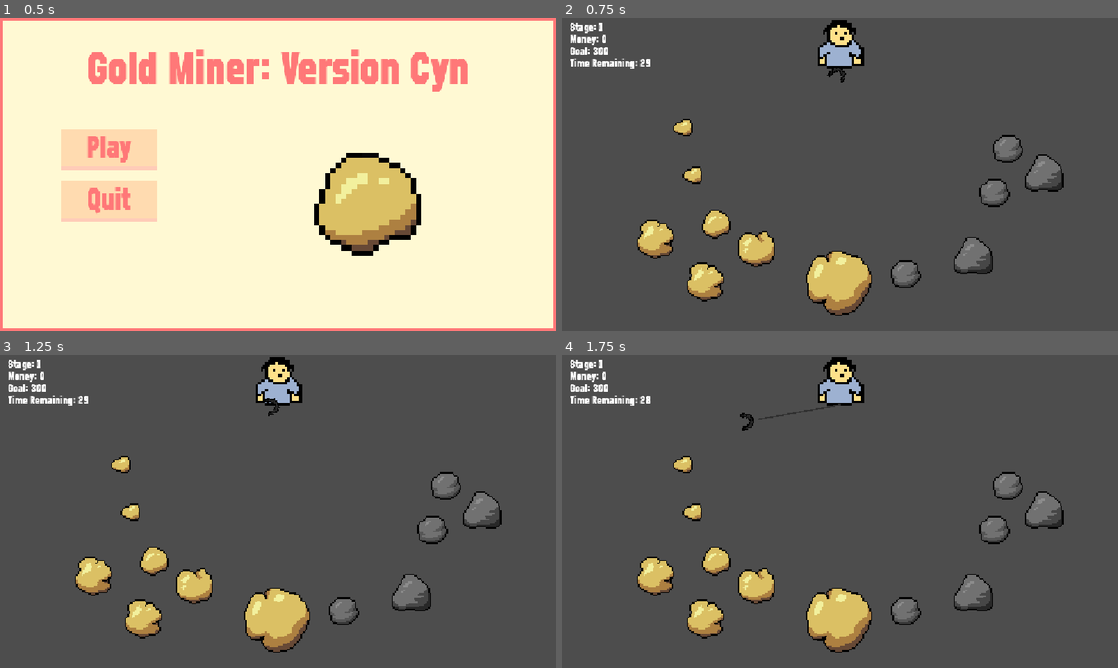
Above: before the commit, frames 1-4 (two rows, left to right).
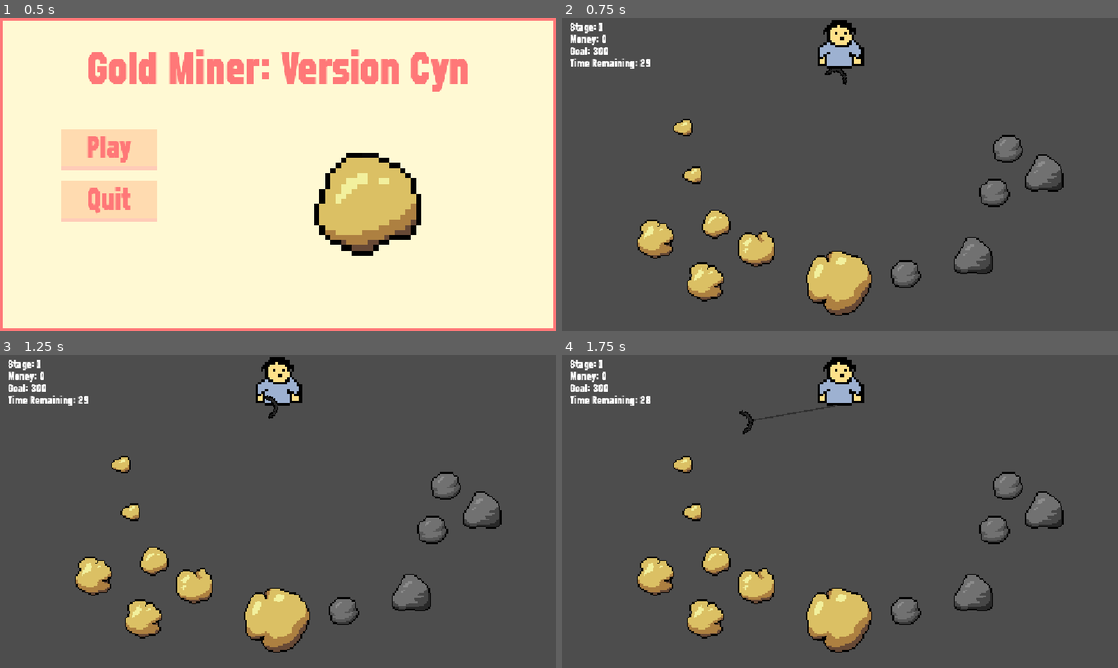
Above: after the commit, the same moments.

Repository: cindyschen/Gold-Miner-Version-Cyn
Game: Godot game, scene res://scenes/screens/main_menu.tscn
Same seed, same stepped clock (60 frames per second), same inputs: the game is played once before the commit and once after it.
Inputs:
- Up to frame 1 (0.5 s): no input
- Up to frame 2 (0.75 s): click "Play" at 0.5 s
- Up to frame 3 (1.25 s): no input
- Up to frame 4 (1.75 s): tap S (drop_claw) at 1.35 s

Frame 1 is identical in both runs. In frame 2, less than 0.1% of the frame differs, in the area x 43-56%, y 16-85%; in frame 3, less than 0.1%; in frame 4, less than 0.1%, in the area x 31-56%, y 15-85%.

Commit message:
Claw graphics and energy drink
Added claw around object when grabbing

added energy drink in shop

refactored shop items a bit

Diff:
--- a/scenes/claw.tscn
+++ b/scenes/claw.tscn
@@ -1,19 +1,28 @@
 [gd_scene format=3 uid="uid://ctfyjy061ool"]
 
-[ext_resource type="Texture2D" uid="uid://bnwvfnhrfksca" path="res://assets/sprites/claw.png" id="1_nge5k"]
+[ext_resource type="Texture2D" uid="uid://engdt2iug6ul" path="res://assets/sprites/clawleft.png" id="1_pq2vu"]
 [ext_resource type="Script" uid="uid://bkfkw233nnj8l" path="res://scripts/claw.gd" id="2_nge5k"]
+[ext_resource type="Texture2D" uid="uid://cxpchogbp1vw5" path="res://assets/sprites/clawright.png" id="3_xrky6"]
 
 [node name="claw" type="Node2D" unique_id=1343461891]
+z_index = 1
+script = ExtResource("2_nge5k")
 
-[node name="Sprite2D" type="Sprite2D" parent="." unique_id=1008676281]
+[node name="ClawLeft" type="Sprite2D" parent="." unique_id=116019074]
+position = Vector2(4.7683716e-07, -9.536743e-07)
+scale = Vector2(3, 3)
+texture = ExtResource("1_pq2vu")
+offset = Vector2(0, 6)
+region_rect = Rect2(20, 16, 9, 16)
+
+[node name="ClawRight" type="Sprite2D" parent="." unique_id=1008676281]
 position = Vector2(1.1920929e-07, -2.3841858e-07)
 scale = Vector2(3, 3)
-texture = ExtResource("1_nge5k")
+texture = ExtResource("3_xrky6")
 offset = Vector2(0, 6)
 region_rect = Rect2(20, 16, 9, 16)
-script = ExtResource("2_nge5k")
 
-[node name="RayCast2D" type="RayCast2D" parent="Sprite2D" unique_id=99864328]
+[node name="RayCast2D" type="RayCast2D" parent="ClawRight" unique_id=99864328]
 position = Vector2(-2.9802322e-08, 5.9604645e-08)
 scale = Vector2(0.19999999, 0.19999999)
 target_position = Vector2(-4.967054e-08, 23.333334)
@@ -23,6 +32,6 @@
 position = Vector2(0, 13)
 
 [node name="Line2D" type="Line2D" parent="." unique_id=774703332]
-points = PackedVector2Array(1, -3)
+points = PackedVector2Array(0, 0)
 width = 3.0
 default_color = Color(0.1882353, 0.1882353, 0.1882353, 1)
--- a/scenes/objects/biggold.tscn
+++ b/scenes/objects/biggold.tscn
@@ -18,3 +18,6 @@
 [node name="bigGoldCollision" type="CollisionShape2D" parent="." unique_id=83312666]
 position = Vector2(-0.99999994, -1.0000001)
 shape = SubResource("CircleShape2D_1he41")
+
+[node name="topPoint" type="Marker2D" parent="." unique_id=575326175]
+position = Vector2(0, -37.000004)
--- a/scenes/objects/biggoldii.tscn
+++ b/scenes/objects/biggoldii.tscn
@@ -18,3 +18,6 @@
 [node name="bigGold2Collision" type="CollisionShape2D" parent="." unique_id=83312666]
 position = Vector2(3.5527137e-15, -1.1920929e-07)
 shape = SubResource("CircleShape2D_vjdtw")
+
+[node name="topPoint" type="Marker2D" parent="." unique_id=989640399]
+position = Vector2(0, -23)
--- a/scenes/objects/bigrock.tscn
+++ b/scenes/objects/bigrock.tscn
@@ -19,3 +19,6 @@
 position = Vector2(2.0000002, 5.0000005)
 rotation = 1.4992378
 shape = SubResource("CircleShape2D_gyhte")
+
+[node name="topPoint" type="Marker2D" parent="." unique_id=112271383]
+position = Vector2(0, -34.000004)
--- a/scenes/objects/diamond.tscn
+++ b/scenes/objects/diamond.tscn
@@ -19,3 +19,6 @@
 position = Vector2(-1.1920927e-07, 4.5)
 scale = Vector2(0.9999995, 0.9999995)
 shape = SubResource("RectangleShape2D_7f5ga")
+
+[node name="topPoint" type="Marker2D" parent="." unique_id=1586985668]
+position = Vector2(0, -7.000001)
--- a/scenes/objects/giant_gold.tscn
+++ b/scenes/objects/giant_gold.tscn
@@ -20,3 +20,6 @@
 position = Vector2(-1.0000001, 2.3841858e-07)
 rotation = 1.4992378
 shape = SubResource("CapsuleShape2D_fxwa4")
+
+[node name="topPoint" type="Marker2D" parent="." unique_id=1261083878]
+position = Vector2(0, -62)
--- a/scenes/objects/gold.tscn
+++ b/scenes/objects/gold.tscn
@@ -18,3 +18,6 @@
 [node name="GoldCollision" type="CollisionShape2D" parent="." unique_id=83312666]
 position = Vector2(-5.9604645e-08, 5.9604645e-08)
 shape = SubResource("CircleShape2D_bd64o")
+
+[node name="topPoint" type="Marker2D" parent="." unique_id=240182380]
+position = Vector2(0, -25.000004)
--- a/scenes/objects/rock.tscn
+++ b/scenes/objects/rock.tscn
@@ -20,3 +20,6 @@
 position = Vector2(0, 1.0000001)
 rotation = 1.4992378
 shape = SubResource("CapsuleShape2D_ik6fu")
+
+[node name="topPoint" type="Marker2D" parent="." unique_id=315595421]
+position = Vector2(0, -22.000004)
--- a/scenes/objects/smallgold.tscn
+++ b/scenes/objects/smallgold.tscn
@@ -20,3 +20,6 @@
 position = Vector2(-2.0000002, 0)
 rotation = 1.5707964
 shape = SubResource("CapsuleShape2D_1jbac")
+
+[node name="topPoint" type="Marker2D" parent="." unique_id=373581152]
+position = Vector2(0, -13.000004)
--- a/scenes/objects/smallrock.tscn
+++ b/scenes/objects/smallrock.tscn
@@ -18,3 +18,6 @@
 [node name="smallRockCollision" type="CollisionShape2D" parent="." unique_id=563610428]
 position = Vector2(-3.5527137e-15, 2)
 shape = SubResource("CircleShape2D_1he41")
+
+[node name="topPoint" type="Marker2D" parent="." unique_id=515813238]
+position = Vector2(0, -13.000004)
--- a/scenes/screens/lost_screen.tscn
+++ b/scenes/screens/lost_screen.tscn
@@ -5,6 +5,7 @@
 
 [node name="LostScreen" type="Control" unique_id=1244187670]
 process_mode = 3
+z_index = 5
 layout_mode = 3
 anchors_preset = 15
 anchor_right = 1.0
--- a/scenes/screens/main_menu.tscn
+++ b/scenes/screens/main_menu.tscn
@@ -5,6 +5,7 @@
 [ext_resource type="Texture2D" uid="uid://bejxvhtgb2qd3" path="res://assets/sprites/gold.png" id="3_bqqt6"]
 
 [node name="Main Menu" type="Control" unique_id=1653671232]
+z_index = 5
 layout_mode = 3
 anchors_preset = 15
 anchor_right = 1.0
--- a/scenes/screens/pause_menu.tscn
+++ b/scenes/screens/pause_menu.tscn
@@ -5,6 +5,7 @@
 
 [node name="PauseMenu" type="Control" unique_id=1244187670]
 process_mode = 3
+z_index = 5
 layout_mode = 3
 anchors_preset = 15
 anchor_right = 1.0
--- a/scenes/screens/win_screen.tscn
+++ b/scenes/screens/win_screen.tscn
@@ -5,6 +5,7 @@
 
 [node name="WinScreen" type="Control" unique_id=1244187670]
 process_mode = 3
+z_index = 5
 layout_mode = 3
 anchors_preset = 15
 anchor_right = 1.0
--- a/scenes/shop_items/shop_dynamite.tscn
+++ b/scenes/shop_items/shop_dynamite.tscn
@@ -1,7 +1,7 @@
 [gd_scene format=3 uid="uid://ba2uuopscuilt"]
 
 [ext_resource type="Script" uid="uid://d1qxei57yutw7" path="res://scripts/shop_dynamite.gd" id="1_tlngg"]
-[ext_resource type="Texture2D" uid="uid://b70rrq86q0mhn" path="res://assets/sprites/shopdynamitehighlight.png" id="2_tkvyb"]
+[ext_resource type="Texture2D" uid="uid://b70rrq86q0mhn" path="res://assets/sprites/shopdynamitehover.png" id="2_tkvyb"]
 [ext_resource type="Texture2D" uid="uid://bvohyyao7mkp5" path="res://assets/sprites/shopdynamite.png" id="2_tlngg"]
 [ext_resource type="Texture2D" uid="uid://cjc5w4dq27qek" path="res://assets/sprites/shopdynamitedisabled.png" id="4_hk01b"]
 [ext_resource type="Theme" uid="uid://cy1hwpgarqqen" path="res://scenes/menu.tres" id="4_u67qp"]
--- /dev/null
+++ b/scenes/shop_items/shop_energy_drink.tscn
@@ -0,0 +1,36 @@
+[gd_scene format=3 uid="uid://cx44w7gp5nopc"]
+
+[ext_resource type="Script" uid="uid://22oiwq3u5uik" path="res://scripts/shop_energy_drink.gd" id="1_xybim"]
+[ext_resource type="Texture2D" uid="uid://bc70uga2guxua" path="res://assets/sprites/energydrink.png" id="2_3ywhq"]
+[ext_resource type="Texture2D" uid="uid://bsgkyq4u8tshh" path="res://assets/sprites/energydrinkhover.png" id="3_3ywhq"]
+[ext_resource type="Texture2D" uid="uid://0e35buiear73" path="res://assets/sprites/energydrinkdisabled.png" id="4_qykv4"]
+[ext_resource type="Theme" uid="uid://cy1hwpgarqqen" path="res://scenes/menu.tres" id="5_745wc"]
+
+[node name="shopEnergyDrink" type="VBoxContainer" unique_id=898806892]
+custom_minimum_size = Vector2(144, 144)
+offset_right = 144.0
+offset_bottom = 144.0
+script = ExtResource("1_xybim")
+
+[node name="shopEnergyDrinkButton" type="TextureButton" parent="." unique_id=1145347719]
+custom_minimum_size = Vector2(144, 144)
+layout_mode = 2
+texture_normal = ExtResource("2_3ywhq")
+texture_hover = ExtResource("3_3ywhq")
+texture_disabled = ExtResource("4_qykv4")
+ignore_texture_size = true
+stretch_mode = 5
+
+[node name="EnergyDrinkPrice" type="RichTextLabel" parent="." unique_id=1887877009]
+custom_maximum_size = Vector2(144, 144)
+layout_mode = 2
+theme = ExtResource("5_745wc")
+theme_override_colors/default_color = Color(1, 1, 1, 1)
+theme_override_constants/line_separation = -15
+theme_override_font_sizes/normal_font_size = 48
+text = "MAXED OUT"
+fit_content = true
+autowrap_mode = 2
+horizontal_alignment = 1
+
+[connection signal="pressed" from="shopEnergyDrinkButton" to="." method="_on_shop_energy_drink_button_pressed"]
--- a/scenes/stage_3.tscn
+++ b/scenes/stage_3.tscn
@@ -122,6 +122,7 @@
 
 [node name="WinScreen" parent="." unique_id=983766163 instance=ExtResource("12_4g8we")]
 visible = false
+next_stage = "res://scenes/stage_4.tscn"
 
 [node name="DynamiteUI" parent="." unique_id=1976093421 instance=ExtResource("16_e25t1")]
 z_index = -1
--- /dev/null
+++ b/scenes/stage_4.tscn
@@ -0,0 +1,154 @@
+[gd_scene format=3 uid="uid://bk8ifx3nkntaj"]
+
+[ext_resource type="Script" uid="uid://h30topmttrnc" path="res://scripts/stage.gd" id="1_ueffo"]
+[ext_resource type="PackedScene" uid="uid://kv0rqte28qkt" path="res://scenes/player.tscn" id="2_gmd21"]
+[ext_resource type="PackedScene" uid="uid://ctfyjy061ool" path="res://scenes/claw.tscn" id="3_go1kt"]
+[ext_resource type="PackedScene" uid="uid://cr7camf0iuxdr" path="res://scenes/objects/smallrock.tscn" id="7_3t81i"]
+[ext_resource type="PackedScene" uid="uid://21xw4mhf2kd" path="res://scenes/objects/rock.tscn" id="8_meoxw"]
+[ext_resource type="PackedScene" uid="uid://crnhtjpenxksn" path="res://scenes/objects/diamond.tscn" id="9_cnide"]
+[ext_resource type="PackedScene" uid="uid://c8lyxo4oc1np1" path="res://scenes/objects/bigrock.tscn" id="10_24egl"]
+[ext_resource type="FontFile" uid="uid://co840at5ck4b2" path="res://assets/fonts/Refuel Eb Cond.otf" id="11_flq71"]
+[ext_resource type="PackedScene" uid="uid://dwak76m1bp6gm" path="res://scenes/screens/pause_menu.tscn" id="12_4ik21"]
+[ext_resource type="Script" uid="uid://bl452ktrkekli" path="res://scripts/lost_screen.gd" id="13_s3rdd"]
+[ext_resource type="PackedScene" uid="uid://cqpiyhf2x6lj1" path="res://scenes/screens/lost_screen.tscn" id="14_ou6lq"]
+[ext_resource type="PackedScene" uid="uid://chqawjpjc5bji" path="res://scenes/screens/win_screen.tscn" id="15_xytn1"]
+[ext_resource type="PackedScene" uid="uid://43t2cabbk8nt" path="res://scenes/dynamite_ui.tscn" id="16_8a0da"]
+
+[node name="stage4" type="Node2D" unique_id=41017793]
+script = ExtResource("1_ueffo")
+
+[node name="Camera2D" type="Camera2D" parent="." unique_id=321520134]
+
+[node name="Player" parent="." unique_id=513096976 instance=ExtResource("2_gmd21")]
+position = Vector2(-1, -269)
+
+[node name="claw" parent="." unique_id=1343461891 instance=ExtResource("3_go1kt")]
+position = Vector2(2, -221)
+
+[node name="Timer" type="Timer" parent="." unique_id=1784494850]
+wait_time = 30.0
+one_shot = true
+autostart = true
+
+[node name="Objects" type="Node2D" parent="." unique_id=898619204]
+
+[node name="smallrock" parent="Objects" unique_id=646107139 instance=ExtResource("7_3t81i")]
+position = Vector2(-177, 79)
+
+[node name="smallrock3" parent="Objects" unique_id=902899429 instance=ExtResource("7_3t81i")]
+position = Vector2(-177, 79)
+
+[node name="smallrock4" parent="Objects" unique_id=1719897115 instance=ExtResource("7_3t81i")]
+position = Vector2(426, -118)
+
+[node name="smallrock5" parent="Objects" unique_id=1627054408 instance=ExtResource("7_3t81i")]
+position = Vector2(277, 52.999996)
+
+[node name="smallrock2" parent="Objects" unique_id=1393811022 instance=ExtResource("7_3t81i")]
+position = Vector2(-422, 64)
+
+[node name="rock" parent="Objects" unique_id=1751139347 instance=ExtResource("8_meoxw")]
+position = Vector2(-16.99997, 137.99998)
+
+[node name="rock2" parent="Objects" unique_id=1763591371 instance=ExtResource("8_meoxw")]
+position = Vector2(-268.99994, 3.000002)
+
+[node name="rock3" parent="Objects" unique_id=1983406448 instance=ExtResource("8_meoxw")]
+position = Vector2(193, -50)
+
+[node name="rock4" parent="Objects" unique_id=1413819556 instance=ExtResource("8_meoxw")]
+position = Vector2(378, -18.999998)
+
+[node name="diamond" parent="Objects" unique_id=615436765 instance=ExtResource("9_cnide")]
+position = Vector2(-192, 174)
+
+[node name="diamond2" parent="Objects" unique_id=1516280796 instance=ExtResource("9_cnide")]
+position = Vector2(-338, 65)
+
+[node name="diamond7" parent="Objects" unique_id=1110360094 instance=ExtResource("9_cnide")]
+position = Vector2(-448, -18.999996)
+
+[node name="diamond3" parent="Objects" unique_id=360178596 instance=ExtResource("9_cnide")]
+position = Vector2(9.000004, 240)
+
+[node name="diamond4" parent="Objects" unique_id=1783329263 instance=ExtResource("9_cnide")]
+position = Vector2(213, 188)
+
+[node name="diamond5" parent="Objects" unique_id=2138178035 instance=ExtResource("9_cnide")]
+position = Vector2(368, 90)
+
+[node name="diamond6" parent="Objects" unique_id=2137539654 instance=ExtResource("9_cnide")]
+position = Vector2(483, -5.000001)
+
+[node name="bigrock" parent="Objects" unique_id=414728984 instance=ExtResource("10_24egl")]
+position = Vector2(-404.99994, -93.999985)
+
+[node name="bigrock2" parent="Objects" unique_id=1652920952 instance=ExtResource("10_24egl")]
+position = Vector2(-76, -13.999998)
+
+[node name="bigrock3" parent="Objects" unique_id=761703097 instance=ExtResource("10_24egl")]
+position = Vector2(103, 52)
+
+[node name="Labels" type="Node2D" parent="." unique_id=1669983485]
+
+[node name="StageLabel" type="Label" parent="Labels" unique_id=1205865145]
+offset_left = -560.0
+offset_top = -320.0
+offset_right = -360.0
+offset_bottom = -290.0
+theme_override_fonts/font = ExtResource("11_flq71")
+theme_override_font_sizes/font_size = 24
+text = "Stage: 4
+"
+
+[node name="ScoreLabel" type="Label" parent="Labels" unique_id=1118279030]
+offset_left = -560.0
+offset_top = -295.0
+offset_right = -360.0
+offset_bottom = -265.0
+theme_override_fonts/font = ExtResource("11_flq71")
+theme_override_font_sizes/font_size = 24
+text = "Score: x"
+
+[node name="TimerLabel" type="Label" parent="Labels" unique_id=272326]
+offset_left = -560.0
+offset_top = -245.0
+offset_right = -360.0
+offset_bottom = -215.0
+theme_override_fonts/font = ExtResource("11_flq71")
+theme_override_font_sizes/font_size = 24
+text = "Time Remaining: x"
+
+[node name="GoalLabel" type="Label" parent="Labels" unique_id=1586037711]
+offset_left = -560.0
+offset_top = -270.0
+offset_right = -360.0
+offset_bottom = -240.0
+theme_override_fonts/font = ExtResource("11_flq71")
+theme_override_font_sizes/font_size = 24
+text = "Goal: x"
+
+[node name="PauseMenu" parent="." unique_id=1244187670 instance=ExtResource("12_4ik21")]
+visible = false
+script = ExtResource("13_s3rdd")
+
+[node name="LostScreen" parent="." unique_id=726103261 instance=ExtResource("14_ou6lq")]
+visible = false
+
+[node name="WinScreen" parent="." unique_id=983766163 instance=ExtResource("15_xytn1")]
+visible = false
+next_stage = "res://scenes/stage_5.tscn"
+
+[node name="DynamiteUI" parent="." unique_id=1976093421 instance=ExtResource("16_8a0da")]
+z_index = -1
+anchors_preset = 10
+anchor_bottom = 0.0
+offset_left = 70.0
+offset_top = -270.0
+offset_right = 70.0
+offset_bottom = -270.0
+grow_vertical = 1
+
+[node name="Dynamite" type="Node2D" parent="." unique_id=1459992516]
+
+[connection signal="timeout" from="Timer" to="." method="_on_timer_timeout"]
--- a/scripts/claw.gd
+++ b/scripts/claw.gd
@@ -7,6 +7,10 @@
 const PADDING = 100
 const DYNAMITE= preload("res://scenes/objects/dynamite.tscn")
 const DYNAMITE_SPEED = 1000
+const LEFT_CLOSED_CLAW= preload("res://assets/sprites/leftclosedclaw.png")
+const RIGHT_CLOSED_CLAW = preload("res://assets/sprites/rightclosedclaw.png")
+const LEFT_OPEN_CLAW= preload("res://assets/sprites/clawleft.png")
+const RIGHT_OPEN_CLAW = preload("res://assets/sprites/clawright.png")
 
 var direction = Vector2.DOWN
 var dropping = false
@@ -18,10 +22,12 @@
 var object_retract_speed = 600
 var object: Area2D
 
-@onready var dynamite_folder: Node2D = $"../../Dynamite"
-@onready var line: Line2D = $"../Line2D"
-@onready var ray_cast: RayCast2D = $RayCast2D
-@onready var pickup_point: Marker2D = $"../Marker2D"
+@onready var dynamite_folder: Node2D = $"../Dynamite"
+@onready var line: Line2D = $Line2D
+@onready var ray_cast: RayCast2D = $ClawRight/RayCast2D
+@onready var pickup_point: Marker2D = $Marker2D
+@onready var claw_left: Sprite2D = $ClawLeft
+@onready var claw_right: Sprite2D = $ClawRight
 
 func _ready() -> void:
 	start_position = position
@@ -31,7 +37,7 @@
 	var screen_size = get_viewport_rect().size
 	line.clear_points()
 	line.add_point(Vector2.ZERO)
-	line.add_point(position)
+	line.add_point(to_local(global_start_position))
 	if not dropping and not retracting and not object_retracting:
 		swing_time += delta
 		rotation = deg_to_rad(SWING_ANGLE) * sin(swing_time * SWING_SPEED)
@@ -41,17 +47,23 @@
 	elif dropping:
 		if ray_cast.is_colliding():
 			object = ray_cast.get_collider()
-			object_retract_speed = object.retract_speed
+			object_retract_speed = object.retract_speed * GameManager.strength
 
 			object.reparent(self)
-			object.position = pickup_point.position
+			claw_left.z_index = 2
+			claw_left.texture = LEFT_CLOSED_CLAW
+			claw_right.texture = RIGHT_CLOSED_CLAW
+
+			object.position = pickup_point.position - object.get_node("topPoint").position
+
+			object.rotation = 0
 
 			object_retracting = true
 			dropping = false
 			retracting = false
 			print("collision")
 		position += direction * DROP_SPEED *delta
-		if position.y > screen_size.y - PADDING or position.x > screen_size.x/2 or position.x < -screen_size.x/2:
+		if position.y > screen_size.y/2 or position.x > screen_size.x/2 or position.x < -screen_size.x/2:
 			dropping = false
 			retracting = true
 	elif retracting:
@@ -60,6 +72,7 @@
 			position = start_position
 			retracting = false
 	elif object_retracting:
+		object.z_index = 1
 		if Input.is_action_just_pressed("throw_dynamite") and GameManager.dynamite > 0:
 			print("dynamite thrown!")
 			var dynamite = DYNAMITE.instantiate()
@@ -74,7 +87,11 @@
 			object.queue_free()
 			position = start_position
 			object_retracting = false
+			claw_left.texture = LEFT_OPEN_CLAW
+			claw_right.texture = RIGHT_OPEN_CLAW
 
 func _on_dynamite_hit():
 	object_retracting = false
 	retracting = true
+	claw_left.texture = LEFT_OPEN_CLAW
+	claw_right.texture = RIGHT_OPEN_CLAW
--- a/scripts/game_manager.gd
+++ b/scripts/game_manager.gd
@@ -7,6 +7,7 @@
 var stage = 0
 var dynamite = 0
 var next_stage: String = "res://scenes/stage_2.tscn"
+var strength = 1
 
 signal dynamite_changed()
 signal money_changed
@@ -28,3 +29,6 @@
 func add_dynamite():
 	dynamite+= 1
 	dynamite_changed.emit()
+
+func energy_drink():
+	strength = 2
--- a/scripts/shop.gd
+++ b/scripts/shop.gd
@@ -1,6 +1,7 @@
 extends Control
 
 const DYNAMITE= preload("res://scenes/shop_items/shop_dynamite.tscn")
+const ENERGY_DRINK= preload("res://scenes/shop_items/shop_energy_drink.tscn")
 @onready var items_container: HBoxContainer = $PanelContainer/VBoxContainer/ItemsContainer
 @onready var money_label: RichTextLabel = $PanelContainer/VBoxContainer/MoneyLabel
 
@@ -12,6 +13,10 @@
 	if sell_dynamite == 1:
 		var dynamite = DYNAMITE.instantiate()
 		items_container.add_child(dynamite)
+	var sell_energy_drink = randi_range(0,1)
+	if sell_energy_drink == 1:
+		var energy_drink = ENERGY_DRINK.instantiate()
+		items_container.add_child(energy_drink)
 
 func updateMoney():
 	money_label.text = "Money: $" + str(GameManager.score)
--- a/scripts/shop_dynamite.gd
+++ b/scripts/shop_dynamite.gd
@@ -1,29 +1,35 @@
 extends VBoxContainer
 
 
-@onready var dynamite_sprite: Sprite2D = $dynamiteSprite
 @onready var dynamite_price: RichTextLabel = $dynamitePrice
 @onready var shop_dynamite_button: TextureButton = $shopDynamiteButton
 
 var price = randi_range(50,100)
+var purchased = false
 
 func _ready():
 	GameManager.money_changed.connect(update)
 	dynamite_price.text = "$" + str(price)
+	update()
+
+func update():
+	if purchased:
+		return
 	if GameManager.dynamite == GameManager.MAX_DYNAMITES:
 		shop_dynamite_button.disabled = true
 		dynamite_price.text = "MAXED OUT"
 	elif GameManager.score < price:
 		shop_dynamite_button.disabled = true
-
-func update():
-	if GameManager.score < price:
-		shop_dynamite_button.disabled = true
-
-
-
+		dynamite_price.add_theme_color_override("default_color", Color.RED)
+	else:
+		shop_dynamite_button.disabled = false
+		dynamite_price.add_theme_color_override("default_color", Color.WHITE)
 
 func _on_shop_dynamite_button_pressed() -> void:
+	if purchased:
+		return
+	purchased = true
 	GameManager.add_dynamite()
 	GameManager.subtract_points(price)
-	queue_free()
+	shop_dynamite_button.disabled = true
+	dynamite_price.text = "SOLD"
--- /dev/null
+++ b/scripts/shop_energy_drink.gd
@@ -0,0 +1,35 @@
+extends VBoxContainer
+
+
+@onready var shop_energy_drink_button: TextureButton = $shopEnergyDrinkButton
+@onready var energy_drink_price: RichTextLabel = $EnergyDrinkPrice
+
+
+var price = randi_range(300,500)
+var purchased = false
+
+func _ready():
+	GameManager.money_changed.connect(update)
+	energy_drink_price.text = "$" + str(price)
+	if GameManager.score < price:
+		shop_energy_drink_button.disabled = true
+		energy_drink_price.add_theme_color_override("default_color", Color.RED)
+
+func update():
+	if purchased:
+		return
+	if GameManager.score < price:
+		shop_energy_drink_button.disabled = true
+		energy_drink_price.add_theme_color_override("default_color", Color.RED)
+	else:
+		shop_energy_drink_button.disabled = false
+		energy_drink_price.add_theme_color_override("default_color", Color.WHITE)
+
+func _on_shop_energy_drink_button_pressed() -> void:
+	if purchased:
+		return
+	purchased = true
+	GameManager.energy_drink()
+	GameManager.subtract_points(price)
+	shop_energy_drink_button.disabled = true
+	energy_drink_price.text = "SOLD"
--- a/scripts/stage.gd
+++ b/scripts/stage.gd
@@ -20,6 +20,7 @@
 	timer_label.text = "Time Remaining: " + str(int(timer.time_left))
 
 func _on_timer_timeout() -> void:
+	GameManager.strength = 1
 	get_tree().paused = true
 	if GameManager.score >= GameManager.goals[GameManager.stage]:
 		win_screen.show()
Binary file added: assets/sprites/clawleft.png
Not shown, added: assets/sprites/clawleft.png.import
Binary file added: assets/sprites/clawright.png
Not shown, added: assets/sprites/clawright.png.import
Binary file added: assets/sprites/energydrink.png
Not shown, added: assets/sprites/energydrink.png.import
Binary file added: assets/sprites/energydrinkdisabled.png
Not shown, added: assets/sprites/energydrinkdisabled.png.import
Binary file added: assets/sprites/energydrinkhover.png
Not shown, added: assets/sprites/energydrinkhover.png.import
Binary file changed: assets/sprites/giantgold.png
Binary file added: assets/sprites/leftclosedclaw.png
(and 11 more such lines)
